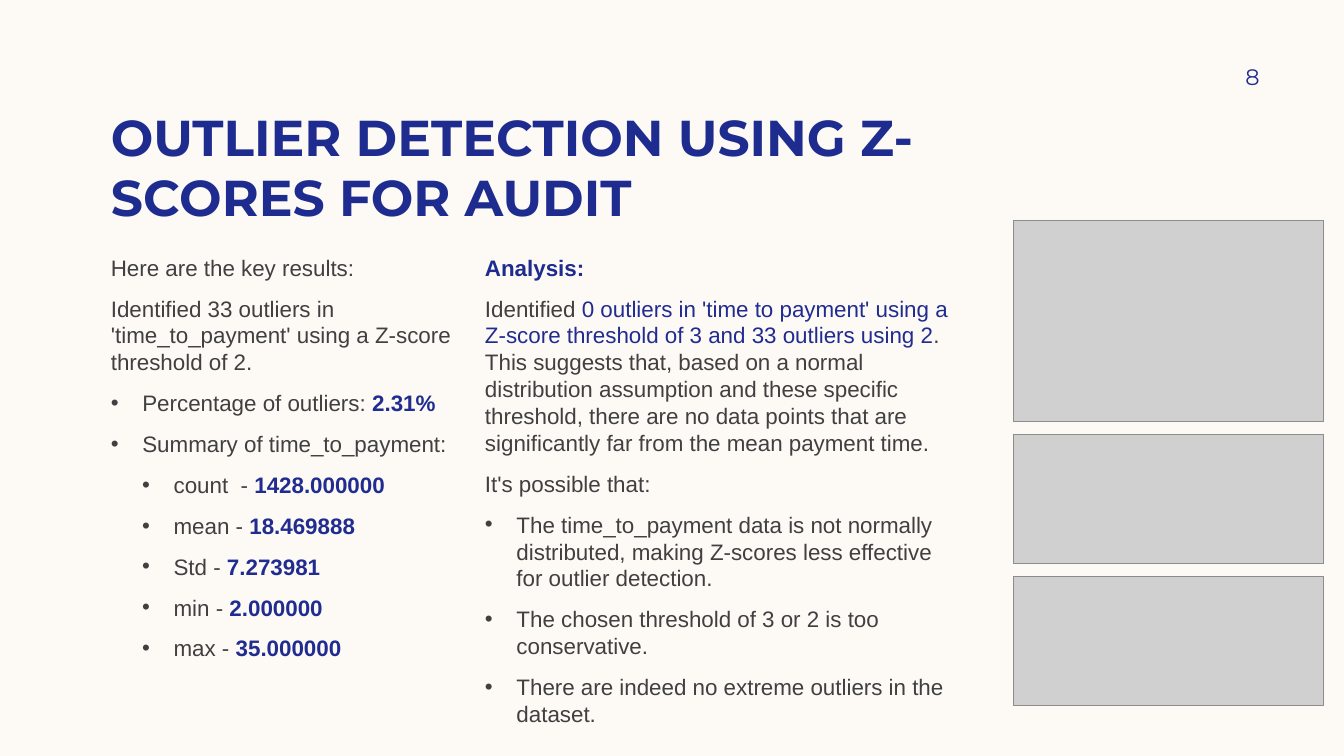
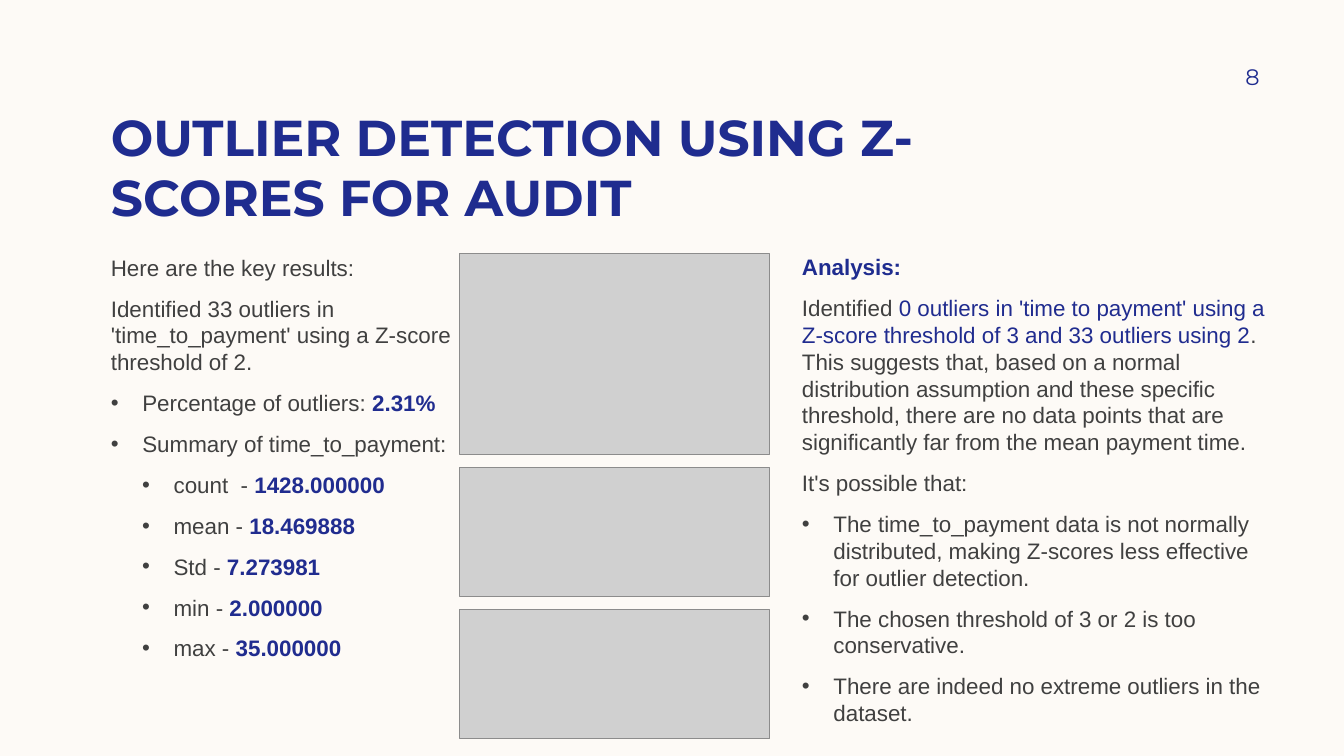
Before and after one commit to bsharma06/bupa_case_study, a slide deck: slide 8 of docs/presentation_v1.0.pptx. Drawn at 1344x756 pixels with LibreOffice and Linux fonts; fonts in the diff are those of the drawing; grey boxes stand for pictures. Boxes give left, top, right and bottom in pixels: in the first picture for what was removed or moved away, otherwise in the second. Text is boxed around its words. In the diff, an @@ line names an element or a change of style, - is before the commit and + after.

```diff
--- a/docs/presentation_v1.0.pptx
+++ b/docs/presentation_v1.0.pptx
@@ text "Analysis:": place and size @@
-text "Analysis:" at [485,259,947,722]
+text "Analysis:" at [802,258,1264,721]
@@ 3 pictures: place and size @@
-3 pictures at [1013,221,1324,706]
+3 pictures at [460,254,770,739]
```
Also in this commit, not shown: 4 other files.
